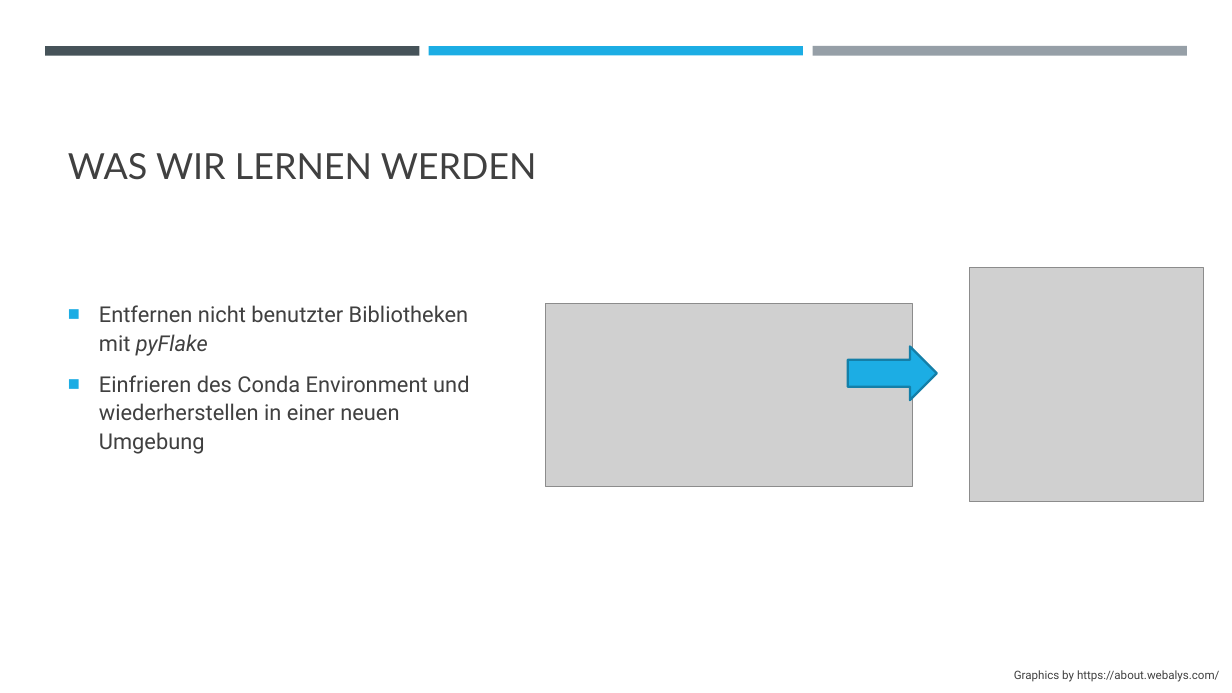
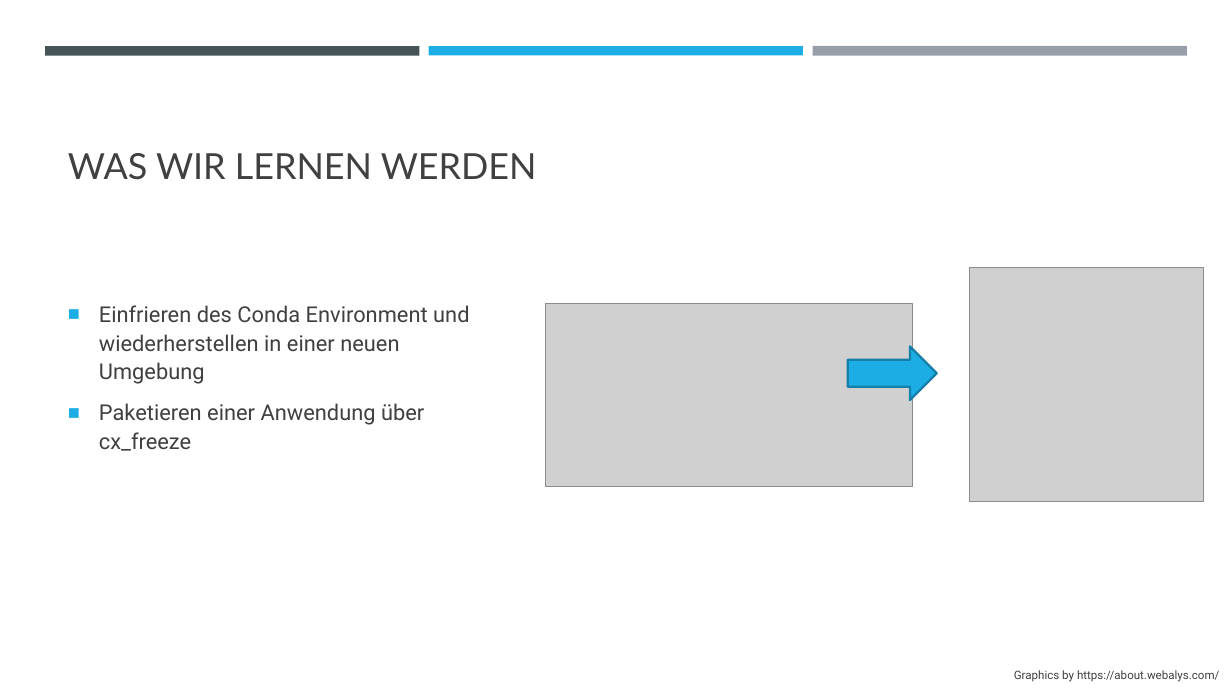
Before and after one commit to padmalcom/AISpeechAssistant, a slide deck: slide 2 of slides/12_paketierung.pptx. Drawn at 1232x693 pixels with LibreOffice and Linux fonts; fonts in the diff are those of the drawing; grey boxes stand for pictures. Boxes give left, top, right and bottom in pixels: in the first picture for what was removed or moved away, otherwise in the second. Text is boxed around its words. In the diff, an @@ line names an element or a change of style, - is before the commit and + after.

```diff
--- a/slides/12_paketierung.pptx
+++ b/slides/12_paketierung.pptx
@@ text at <box>99,305,469,356</box>: paragraph removed @@
-■ Entfernen nicht benutzter Bibliotheken mit pyFlake
@@ text at <box>99,403,424,451</box>: paragraph added @@
+■ Paketieren einer Anwendung über cx_freeze
```
Also in this commit, not shown: 1 other slide changed, 6 other files.
